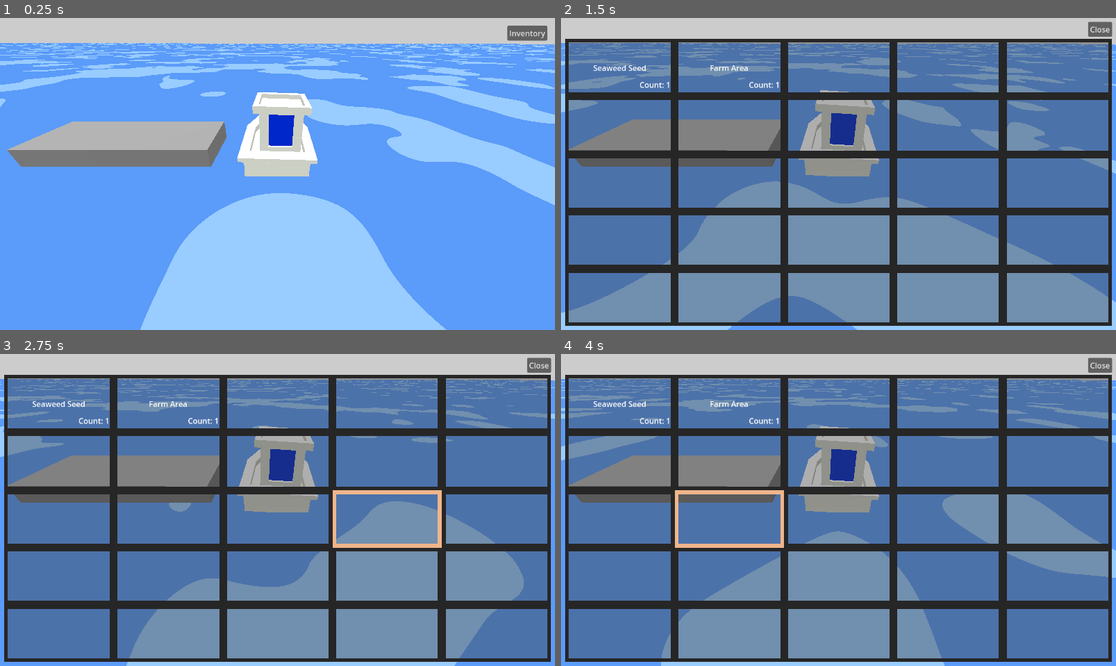
Above: before the commit, frames 1-4 (two rows, left to right).
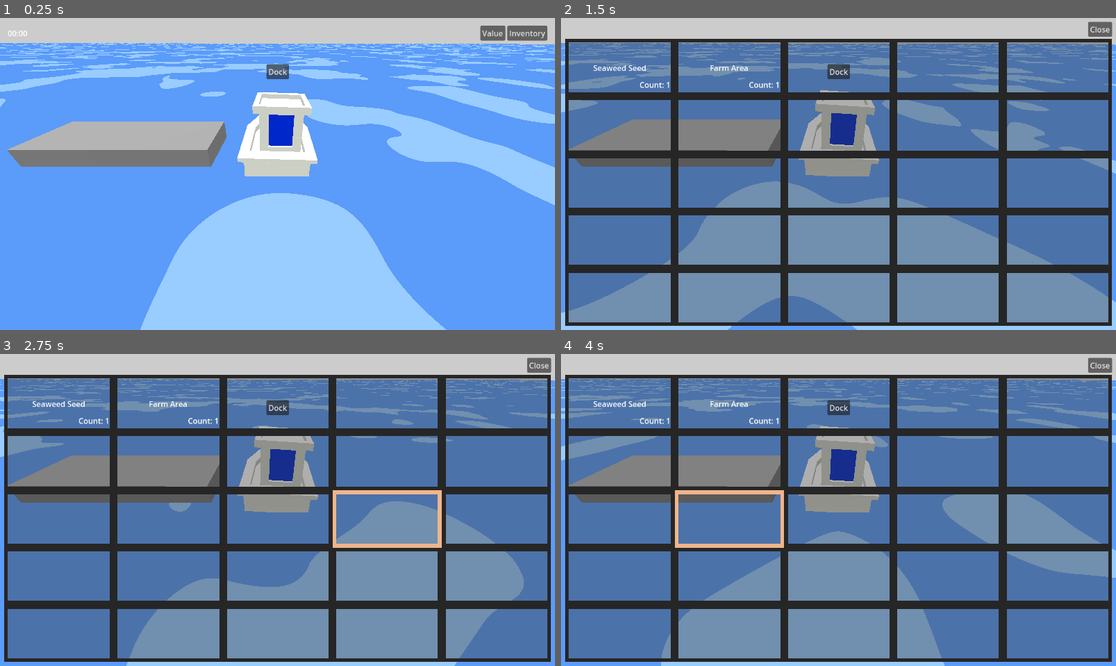
Above: after the commit, the same moments.

Repository: rustybucket-cloud/Ash-Tide
Game: Godot game, scene res://Scenes/main.tscn
The game is run twice, just before and just after one commit, with the same random seed, the same clock (stepped at 60 frames per second) and the same inputs. The project has no main scene, so this scene is started directly.
Inputs (mouse positions are in pixels of both pictures, inside the frame that each line leads up to):
- Up to frame 1 (0.25 s): no input
- Up to frame 2 (1.5 s): click "Inventory" at 0.5 s; tap Enter at 1.25 s; move the mouse to (960, 158) at 1.27 s; hold D (rotate_right) from 1.28 s (still down); tap Space (available_action) at 1.35 s; click (960, 158) at 1.42 s
- Up to frame 3 (2.75 s): release D (rotate_right) at 2 s; drag from (166, 525) to (249, 572) at 2.02 s
- Up to frame 4 (4 s): move the mouse to (894, 441) at 2.77 s; hold D (rotate_right) 2.78-3.5 s; hold Shift 2.78-3.5 s; tap Space (available_action) at 3.05 s; drag from (810, 572) to (672, 463) at 3.52 s

The runs differ from the first frame. In frame 1, 0.4% of the frame differs, in the area x 1-92%, y 2-20%; in frame 2, 0.2%; in frame 3, 0.2%; in frame 4, 0.2%.

Commit message:
dock screen

Diff:
--- a/Scenes/boat.tscn
+++ b/Scenes/boat.tscn
@@ -8,7 +8,10 @@
 [sub_resource type="BoxShape3D" id="BoxShape3D_g7r5y"]
 size = Vector3(1, 1.882843, 1.0048828)
 
-[node name="Boat" type="CharacterBody3D"]
+[sub_resource type="BoxShape3D" id="BoxShape3D_badgh"]
+size = Vector3(1, 1, 1.8983154)
+
+[node name="Boat" type="CharacterBody3D" groups=["boat"]]
 script = ExtResource("1_v0iea")
 
 [node name="MeshInstance3D" type="MeshInstance3D" parent="."]
@@ -23,3 +26,12 @@
 
 [node name="ship" parent="." instance=ExtResource("2_g7r5y")]
 transform = Transform3D(-2.1855694e-08, 0, 0.5, 0, 0.5, 0, -0.5, 0, -2.1855694e-08, 0, 0, 0)
+
+[node name="Area3D" type="Area3D" parent="."]
+
+[node name="CollisionShape3D" type="CollisionShape3D" parent="Area3D"]
+transform = Transform3D(1.6, 0, 0, 0, 1.6, 0, 0, 0, 1.6, 0, 0, 0.1694336)
+shape = SubResource("BoxShape3D_badgh")
+
+[connection signal="area_entered" from="Area3D" to="." method="_on_area_3d_area_entered"]
+[connection signal="area_exited" from="Area3D" to="." method="_on_area_3d_area_exited"]
--- a/Scenes/dock.tscn
+++ b/Scenes/dock.tscn
@@ -7,6 +7,9 @@
 
 [sub_resource type="BoxShape3D" id="BoxShape3D_6a54b"]
 size = Vector3(5, 1, 2)
+
+[sub_resource type="BoxShape3D" id="BoxShape3D_pdbyd"]
+size = Vector3(3.045044, 1, 4.022705)
 
 [node name="Dock" type="RigidBody3D" groups=["Dock"]]
 gravity_scale = 0.0
@@ -17,3 +20,12 @@
 
 [node name="CollisionShape3D" type="CollisionShape3D" parent="."]
 shape = SubResource("BoxShape3D_6a54b")
+
+[node name="DockingArea" type="Area3D" parent="."]
+
+[node name="CollisionShape3D" type="CollisionShape3D" parent="DockingArea"]
+transform = Transform3D(1, 0, 0, 0, 1, 0, 0, 0, 1, 3.9799328, 0, -0.005148649)
+shape = SubResource("BoxShape3D_pdbyd")
+
+[connection signal="body_entered" from="DockingArea" to="." method="_on_docking_area_body_entered"]
+[connection signal="body_exited" from="DockingArea" to="." method="_on_docking_area_body_exited"]
--- /dev/null
+++ b/Scenes/dock_canvas.tscn
@@ -0,0 +1,14 @@
+[gd_scene format=3 uid="uid://cr16gr1li7t0g"]
+
+[node name="DockCanvas" type="CanvasLayer"]
+
+[node name="DockButton" type="Button" parent="."]
+anchors_preset = 5
+anchor_left = 0.5
+anchor_right = 0.5
+offset_left = -23.0
+offset_top = 96.0
+offset_right = 24.0
+offset_bottom = 127.0
+grow_horizontal = 2
+text = "Dock"
--- a/Scenes/farm_area.tscn
+++ b/Scenes/farm_area.tscn
@@ -1,6 +1,7 @@
-[gd_scene load_steps=6 format=3 uid="uid://dn8u7w2twn11o"]
+[gd_scene load_steps=7 format=3 uid="uid://dn8u7w2twn11o"]
 
 [ext_resource type="Script" uid="uid://b41iy7hg7nrcw" path="res://Scripts/farm_area.gd" id="1_y3l3b"]
+[ext_resource type="PackedScene" uid="uid://cb7ju60l4rckw" path="res://Scenes/seaweed.tscn" id="2_o2ltu"]
 [ext_resource type="PackedScene" uid="uid://do7qp5jyow7fj" path="res://Scenes/buoy.tscn" id="2_y3l3b"]
 
 [sub_resource type="BoxShape3D" id="BoxShape3D_1ay15"]
@@ -14,6 +15,7 @@
 
 [node name="Farm Area" type="Area3D" groups=["Farm Area"]]
 script = ExtResource("1_y3l3b")
+seaweed_scene = ExtResource("2_o2ltu")
 
 [node name="CollisionShape3D" type="CollisionShape3D" parent="."]
 transform = Transform3D(1, 0, 0, 0, 2.3632212, 0, 0, 0, 1, 0, 0, 0)
--- a/Scenes/main.tscn
+++ b/Scenes/main.tscn
@@ -7,7 +7,9 @@
 [ext_resource type="PackedScene" uid="uid://dx1kl0oq42avf" path="res://Scenes/dock.tscn" id="5_kry3j"]
 [ext_resource type="PackedScene" uid="uid://bxop27cw1235a" path="res://Ui/farm_canvas.tscn" id="6_21xkr"]
 [ext_resource type="PackedScene" uid="uid://iq1ofll3xsis" path="res://Ui/inventory_canvas.tscn" id="7_6bp64"]
+[ext_resource type="PackedScene" uid="uid://clysstc34qpy5" path="res://Scenes/time_manager.tscn" id="7_ynf5e"]
 [ext_resource type="PackedScene" uid="uid://uk7k1ch03bme" path="res://Ui/player_canvas.tscn" id="8_344ge"]
+[ext_resource type="PackedScene" uid="uid://cr16gr1li7t0g" path="res://Scenes/dock_canvas.tscn" id="10_hptm8"]
 
 [sub_resource type="Environment" id="Environment_344ge"]
 background_mode = 1
@@ -20,6 +22,7 @@
 water_scene = ExtResource("2_bo1nx")
 dock_scene = ExtResource("5_kry3j")
 farm_canvas_scene = ExtResource("6_21xkr")
+time_manager_scene = ExtResource("7_ynf5e")
 
 [node name="DirectionalLight3D" type="DirectionalLight3D" parent="."]
 transform = Transform3D(1, 0, 0, 0, 0.11256161, 0.99364495, 0, -0.99364495, 0.11256161, 0, 1.3368386, 0)
@@ -31,3 +34,6 @@
 
 [node name="WorldEnvironment" type="WorldEnvironment" parent="."]
 environment = SubResource("Environment_344ge")
+
+[node name="DockCanvas" parent="." instance=ExtResource("10_hptm8")]
+visible = false
--- a/Scenes/player.tscn
+++ b/Scenes/player.tscn
@@ -1,9 +1,10 @@
-[gd_scene load_steps=6 format=3 uid="uid://ca7mnhr4opq30"]
+[gd_scene load_steps=7 format=3 uid="uid://ca7mnhr4opq30"]
 
 [ext_resource type="Script" uid="uid://4fx2w1l1jdko" path="res://Scripts/player.gd" id="1_v0iea"]
 [ext_resource type="PackedScene" uid="uid://dn8u7w2twn11o" path="res://Scenes/farm_area.tscn" id="2_6t5aa"]
 [ext_resource type="PackedScene" uid="uid://d1fy1apxq704h" path="res://Scenes/boat.tscn" id="2_cvnsp"]
 [ext_resource type="PackedScene" uid="uid://canawe3b1k82k" path="res://Scenes/new_farm_area.tscn" id="3_vgqql"]
+[ext_resource type="PackedScene" uid="uid://b55uolbug81ov" path="res://Scenes/seed_planter.tscn" id="4_fkybt"]
 
 [sub_resource type="BoxShape3D" id="BoxShape3D_6t5aa"]
 
@@ -11,6 +12,7 @@
 script = ExtResource("1_v0iea")
 farm_area_scene = ExtResource("2_6t5aa")
 new_farm_area_scene = ExtResource("3_vgqql")
+seed_planter_scene = ExtResource("4_fkybt")
 
 [node name="Boat" parent="." groups=["Player"] instance=ExtResource("2_cvnsp")]
 transform = Transform3D(1, 0, 0, 0, 1, 0, 0, 0, 1, 0, 0.25, 0)
@@ -24,3 +26,6 @@
 [node name="CollisionShape3D" type="CollisionShape3D" parent="Boat/TriggerDetector"]
 transform = Transform3D(1, 0, 0, 0, -4.371139e-08, -1, 0, 1, -4.371139e-08, 0, 0.38329744, 0.12039167)
 shape = SubResource("BoxShape3D_6t5aa")
+
+[connection signal="area_entered" from="Boat" to="." method="_on_boat_area_entered"]
+[connection signal="area_exited" from="Boat" to="." method="_on_boat_area_exited"]
--- /dev/null
+++ b/Scenes/seaweed.tscn
@@ -0,0 +1,7 @@
+[gd_scene load_steps=2 format=3 uid="uid://cb7ju60l4rckw"]
+
+[sub_resource type="CapsuleMesh" id="CapsuleMesh_6f2jx"]
+
+[node name="Seaweed" type="MeshInstance3D"]
+transform = Transform3D(0.1, 0, 0, 0, 0.1, 0, 0, 0, 0.1, 0, 0, 0)
+mesh = SubResource("CapsuleMesh_6f2jx")
--- /dev/null
+++ b/Scenes/seed_planter.tscn
@@ -0,0 +1,15 @@
+[gd_scene load_steps=4 format=3 uid="uid://b55uolbug81ov"]
+
+[ext_resource type="Script" uid="uid://dxom5o2jieomj" path="res://Scripts/seed_planter.gd" id="1_vb0io"]
+
+[sub_resource type="CapsuleMesh" id="CapsuleMesh_pyvja"]
+
+[sub_resource type="StandardMaterial3D" id="StandardMaterial3D_dvvpn"]
+transparency = 1
+albedo_color = Color(0.015686275, 0.015686275, 0.015686275, 0.44705883)
+
+[node name="SeedPlanter" type="MeshInstance3D"]
+transform = Transform3D(0.72093683, 0, 0, 0, 0.58702385, 0.3291543, 0, -0.30356973, 0.63649774, 0, 0, 0)
+mesh = SubResource("CapsuleMesh_pyvja")
+surface_material_override/0 = SubResource("StandardMaterial3D_dvvpn")
+script = ExtResource("1_vb0io")
--- /dev/null
+++ b/Scenes/time_manager.tscn
@@ -0,0 +1,6 @@
+[gd_scene load_steps=2 format=3 uid="uid://clysstc34qpy5"]
+
+[ext_resource type="Script" uid="uid://dyeaxe6x4wngq" path="res://Scripts/time_manager.gd" id="1_dg6e0"]
+
+[node name="TimeManager" type="Node" groups=["time_manager"]]
+script = ExtResource("1_dg6e0")
--- a/Scripts/boat.gd
+++ b/Scripts/boat.gd
@@ -1,4 +1,7 @@
 extends CharacterBody3D
+
+signal area_entered(area: Area3D)
+signal area_exited(area: Area3D)
 
 var current_speed = 0.0
 
@@ -33,3 +36,11 @@
 	bobber.bob(delta)
 
 	move_and_slide()
+
+
+func _on_area_3d_area_entered(area: Area3D) -> void:
+	area_entered.emit(area)
+
+
+func _on_area_3d_area_exited(area: Area3D) -> void:
+	area_exited.emit(area)
--- a/Scripts/dock.gd
+++ b/Scripts/dock.gd
@@ -1,7 +1,9 @@
 extends RigidBody3D
 
+signal docking_area_body_entered(body: Node3D)
+signal docking_area_body_exited(body: Node3D)
+
 var bobber : Bobber
-
 
 # Called when the node enters the scene tree for the first time.
 func _ready() -> void:
@@ -12,3 +14,11 @@
 # Called every frame. 'delta' is the elapsed time since the previous frame.
 func _process(delta: float) -> void:
 	bobber.bob(delta)
+
+
+func _on_docking_area_body_entered(body: Node3D) -> void:
+	docking_area_body_entered.emit(body)
+
+
+func _on_docking_area_body_exited(body: Node3D) -> void:
+	docking_area_body_exited.emit(body)
--- a/Scripts/farm_area.gd
+++ b/Scripts/farm_area.gd
@@ -1,10 +1,13 @@
 extends Area3D
+
+@export var seaweed_scene : PackedScene
 
 signal player_entered()
 signal player_exited()
 
 @onready var occupied_mesh = $OccupiedMesh
 
+var seaweed = null
 
 # for when the player enters a farm area
 func _on_body_entered(body: Node3D) -> void:
@@ -26,6 +29,31 @@
 	occupied_mesh.visible = false
 
 
+func show_seaweed() -> void:
+	assert(seaweed == null)
+	var seaweed_count = randi_range(15, 25)
+	var size = $CollisionShape3D.shape.size
+	seaweed = []
+	for i in range(seaweed_count):
+		var seaweed_position = Vector3(
+			randf_range(-size.x/2, size.x/2),
+			0,
+			randf_range(-size.z/2, size.z/2)
+		)
+		var seaweed_item = seaweed_scene.instantiate()
+		add_child(seaweed_item)
+		seaweed_item.position = seaweed_position
+		seaweed.append(seaweed_item)
+
+
+func remove_seaweed() -> void:
+	assert(seaweed != null)
+
+	for item in seaweed:
+		item.queue_free()
+	seaweed = null
+
+
 func show_buoy_red() -> void:
 	pass
 
--- a/Scripts/main.gd
+++ b/Scripts/main.gd
@@ -18,8 +18,12 @@
 @export var farm_canvas_scene : PackedScene
 var farm_canvas
 
+@export var time_manager_scene : PackedScene
+var time_manager
+
 @onready var player_canvas = $PlayerCanvas
 @onready var inventory_canvas = $InventoryCanvas
+@onready var dock_canvas = $DockCanvas
 
 @onready var state_manager = StateManager.new()
 
@@ -36,6 +40,8 @@
 
 	dock = dock_scene.instantiate()
 	dock.global_position = dock_starting_position
+	dock.docking_area_body_entered.connect(_on_dock_area_entered)
+	dock.docking_area_body_exited.connect(_on_dock_area_exited)
 	add_child(dock)
 
 	farm_canvas = farm_canvas_scene.instantiate()
@@ -43,6 +49,10 @@
 
 	player_canvas.inventory_button_pressed.connect(_on_inventory_button_pressed)
 	inventory_canvas.close_button_pressed.connect(_on_close_button_pressed)
+
+	time_manager = time_manager_scene.instantiate()
+	time_manager.init(state_manager)
+	add_child(time_manager)
 
 
 func _on_farm_area_player_entered() -> void:
@@ -69,3 +79,13 @@
 
 func _dock_player() -> void:
 	pass
+
+
+func _on_dock_area_entered(body: Node3D) -> void:
+	if body.is_in_group("boat"):
+		dock_canvas.visible = true
+
+
+func _on_dock_area_exited(body: Node3D) -> void:
+	if body.is_in_group("boat"):
+		dock_canvas.visible = false
--- a/Scripts/player.gd
+++ b/Scripts/player.gd
@@ -3,6 +3,9 @@
 @export var farm_area_scene : PackedScene
 @export var new_farm_area_scene : PackedScene
 var new_farm_area = null
+
+@export var seed_planter_scene : PackedScene
+var seed_planter = null
 
 @onready var boat = $Boat
 @onready var detector = $Boat/TriggerDetector
@@ -46,9 +49,18 @@
 			_destroy_new_farm()
 
 	if selected_item != null and selected_item.display_name == "Seaweed Seed":
-		print("Seaweed seed")
+		if seed_planter == null:
+			seed_planter = seed_planter_scene.instantiate()
+			seed_planter.init(boat)
+			get_tree().current_scene.add_child(seed_planter)
+		else:
+			if Input.is_action_just_pressed("available_action"):
+				if seed_planter.can_plant():
+					seed_planter.plant()
+					Inventory.remove_selected_item()
 	else:
-		pass
+		if seed_planter != null:
+			_destroy_seed_planter()
 
 
 func _physics_process(delta: float) -> void:
@@ -63,5 +75,22 @@
 
 
 func _destroy_new_farm() -> void:
+	assert(new_farm_area != null)
 	new_farm_area.queue_free()
 	new_farm_area = null
+
+
+func _destroy_seed_planter() -> void:
+	assert(seed_planter != null)
+	seed_planter.queue_free()
+	seed_planter = null
+
+
+func _on_boat_area_entered(area: Area3D) -> void:
+	if seed_planter != null:
+		seed_planter.entered_farm_area(area)
+
+
+func _on_boat_area_exited(area: Area3D) -> void:
+	if seed_planter != null:
+		seed_planter.exited_farm_area(area)
--- a/Scripts/player_canvas.gd
+++ b/Scripts/player_canvas.gd
@@ -4,8 +4,9 @@
 
 @onready var selected_item_button = $MarginContainer/MarginContainer/HBoxContainer/SelectedItem
 
-
 func _process(_delta: float) -> void:
+	if selected_item_button == null:
+		return
 	var selected_item = Inventory.get_selected_item()
 	selected_item_button.visible = selected_item != null
 	if selected_item == null:
--- /dev/null
+++ b/Scripts/seed_planter.gd
@@ -0,0 +1,52 @@
+extends MeshInstance3D
+
+@export var boat_offset := Vector3(1, 1, 1)
+@export var transparent_color = "#04040472"
+@export var hovered_color = "#0505059e"
+
+var boat : Node3D
+
+var _hovered_farm_area : Area3D = null
+
+func init(b : Node3D) -> void:
+	boat = b
+
+
+func can_plant() -> bool:
+	return _hovered_farm_area != null
+
+
+func _process(delta: float) -> void:
+	# change the transparency depending on if the seed can be planted
+	var material = get_surface_override_material(0)
+	if can_plant():
+		material.albedo_color = hovered_color
+	else:
+		material.albedo_color = transparent_color
+	set_surface_override_material(0, material)
+
+
+func _physics_process(delta: float) -> void:
+	if boat == null:
+		return
+
+	# follow the boat
+	global_basis = boat.global_basis
+	global_position = boat.global_position + boat.global_basis * boat_offset
+
+
+func entered_farm_area(farm_area: Area3D) -> void:
+	if farm_area.is_in_group("Farm Area"):
+		_hovered_farm_area = farm_area
+
+
+func exited_farm_area(farm_area: Area3D) -> void:
+	if farm_area.is_in_group("Farm Area"):
+		_hovered_farm_area = null
+
+
+func plant() -> void:
+	if !can_plant():
+		return
+
+	_hovered_farm_area.show_seaweed()
--- /dev/null
+++ b/Scripts/time_label.gd
@@ -0,0 +1,21 @@
+extends Label
+
+var time_manager
+
+func _ready() -> void:
+	time_manager = get_tree().get_first_node_in_group("time_manager")
+
+
+func _process(delta: float) -> void:
+	if time_manager == null:
+		time_manager = get_tree().get_first_node_in_group("time_manager")
+		return
+	text = _get_24_hour_time()
+
+
+var SECONDS_PER_DAY = 3600
+func _get_24_hour_time() -> String:
+	var game_time = get_tree().get_first_node_in_group("time_manager").game_time
+	var hours = (game_time / SECONDS_PER_DAY) % 24
+	var minutes = (game_time % SECONDS_PER_DAY) / 60
+	return "%02d:%02d" % [hours, minutes]
--- /dev/null
+++ b/Scripts/time_manager.gd
@@ -0,0 +1,27 @@
+extends Node
+
+var _game_time = 0
+var game_time:
+	get:
+		return _game_time
+
+var DAY_LENGTH = 60 * 10 # 10 minutes
+var FULL_DAY_LENGTH = 60 * 60 * 24
+var time_scale = FULL_DAY_LENGTH / DAY_LENGTH
+
+var state_manager : Node
+
+func init(sm : Node) -> void:
+	state_manager = sm
+
+
+# Called every frame. 'delta' is the elapsed time since the previous frame.
+func _process(delta: float) -> void:
+	if state_manager == null:
+		return
+
+	if state_manager.state != state_manager.State.RUNNING:
+		return
+
+	var new_time = _game_time + delta * time_scale
+	_game_time = int(new_time)
--- a/Ui/player_canvas.tscn
+++ b/Ui/player_canvas.tscn
@@ -1,6 +1,7 @@
-[gd_scene load_steps=2 format=3 uid="uid://uk7k1ch03bme"]
+[gd_scene load_steps=3 format=3 uid="uid://uk7k1ch03bme"]
 
 [ext_resource type="Script" uid="uid://brlp7o30a86kg" path="res://Scripts/player_canvas.gd" id="1_mtjeo"]
+[ext_resource type="Script" uid="uid://bp0ufbwyd3n5a" path="res://Scripts/time_label.gd" id="2_ehs1m"]
 
 [node name="PlayerCanvas" type="CanvasLayer"]
 script = ExtResource("1_mtjeo")
@@ -22,17 +23,33 @@
 theme_override_constants/margin_right = 8
 theme_override_constants/margin_bottom = 8
 
-[node name="HBoxContainer" type="HBoxContainer" parent="MarginContainer/MarginContainer"]
+[node name="Content" type="HBoxContainer" parent="MarginContainer/MarginContainer"]
+layout_mode = 2
+theme_override_constants/separation = 0
+
+[node name="Time" type="HBoxContainer" parent="MarginContainer/MarginContainer/Content"]
+layout_mode = 2
+
+[node name="TimeLabel" type="Label" parent="MarginContainer/MarginContainer/Content/Time"]
+layout_mode = 2
+text = "10:32"
+script = ExtResource("2_ehs1m")
+
+[node name="Control" type="Control" parent="MarginContainer/MarginContainer/Content"]
+layout_mode = 2
+size_flags_horizontal = 3
+
+[node name="Actions" type="HBoxContainer" parent="MarginContainer/MarginContainer/Content"]
 layout_mode = 2
 alignment = 2
 
-[node name="SelectedItem" type="Button" parent="MarginContainer/MarginContainer/HBoxContainer"]
+[node name="SelectedItem" type="Button" parent="MarginContainer/MarginContainer/Content/Actions"]
 layout_mode = 2
 text = "Value"
 
-[node name="InventoryButton" type="Button" parent="MarginContainer/MarginContainer/HBoxContainer"]
+[node name="InventoryButton" type="Button" parent="MarginContainer/MarginContainer/Content/Actions"]
 layout_mode = 2
 text = "Inventory
 "
 
-[connection signal="pressed" from="MarginContainer/MarginContainer/HBoxContainer/InventoryButton" to="." method="_on_inventory_button_pressed"]
+[connection signal="pressed" from="MarginContainer/MarginContainer/Content/Actions/InventoryButton" to="." method="_on_inventory_button_pressed"]
Not shown: 1 places in Scenes/boat.tscn that only renumber resources
Not shown: 1 places in Scenes/dock.tscn that only renumber resources
Not shown: 1 places in Scenes/main.tscn that only renumber resources
Not shown, added: Scripts/seed_planter.gd.uid
Not shown, added: Scripts/time_label.gd.uid
Not shown, added: Scripts/time_manager.gd.uid
